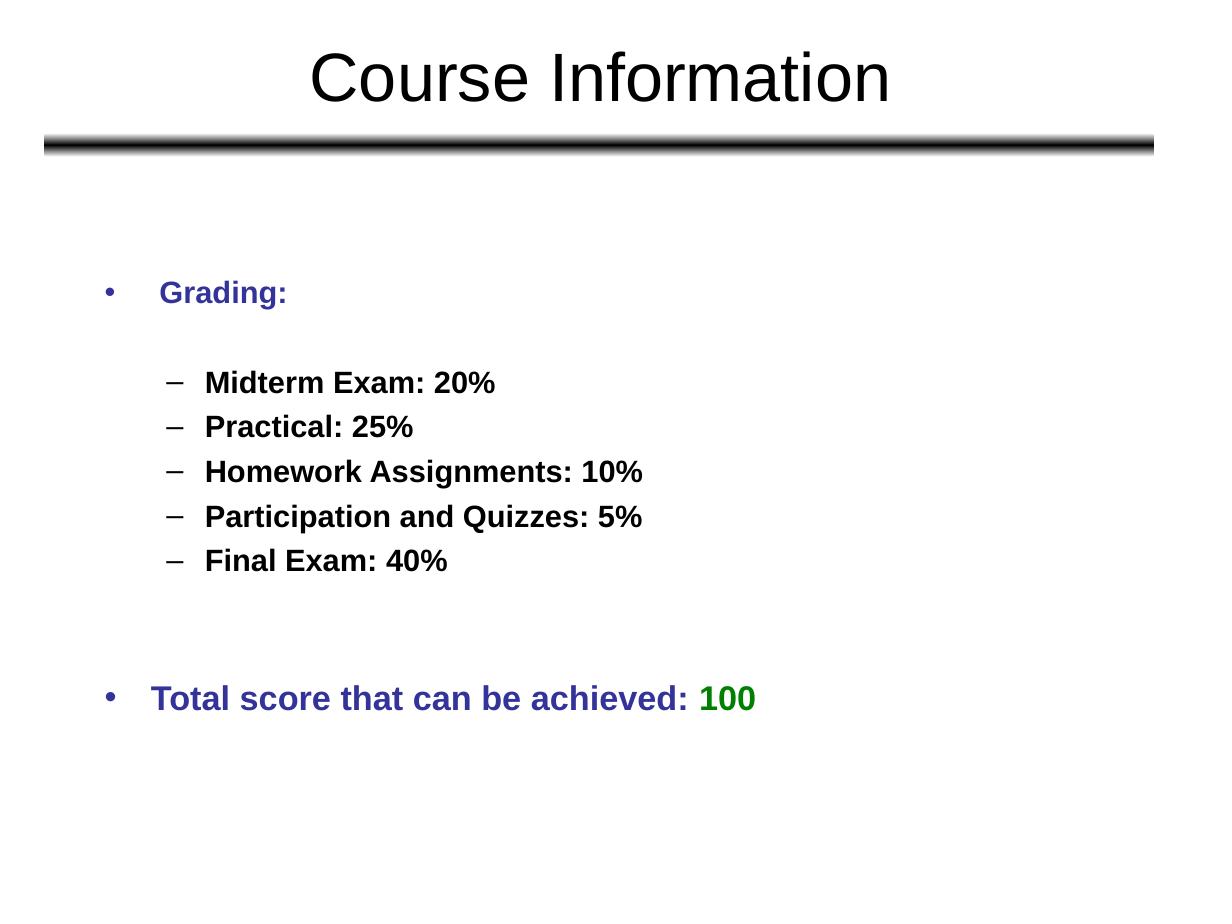
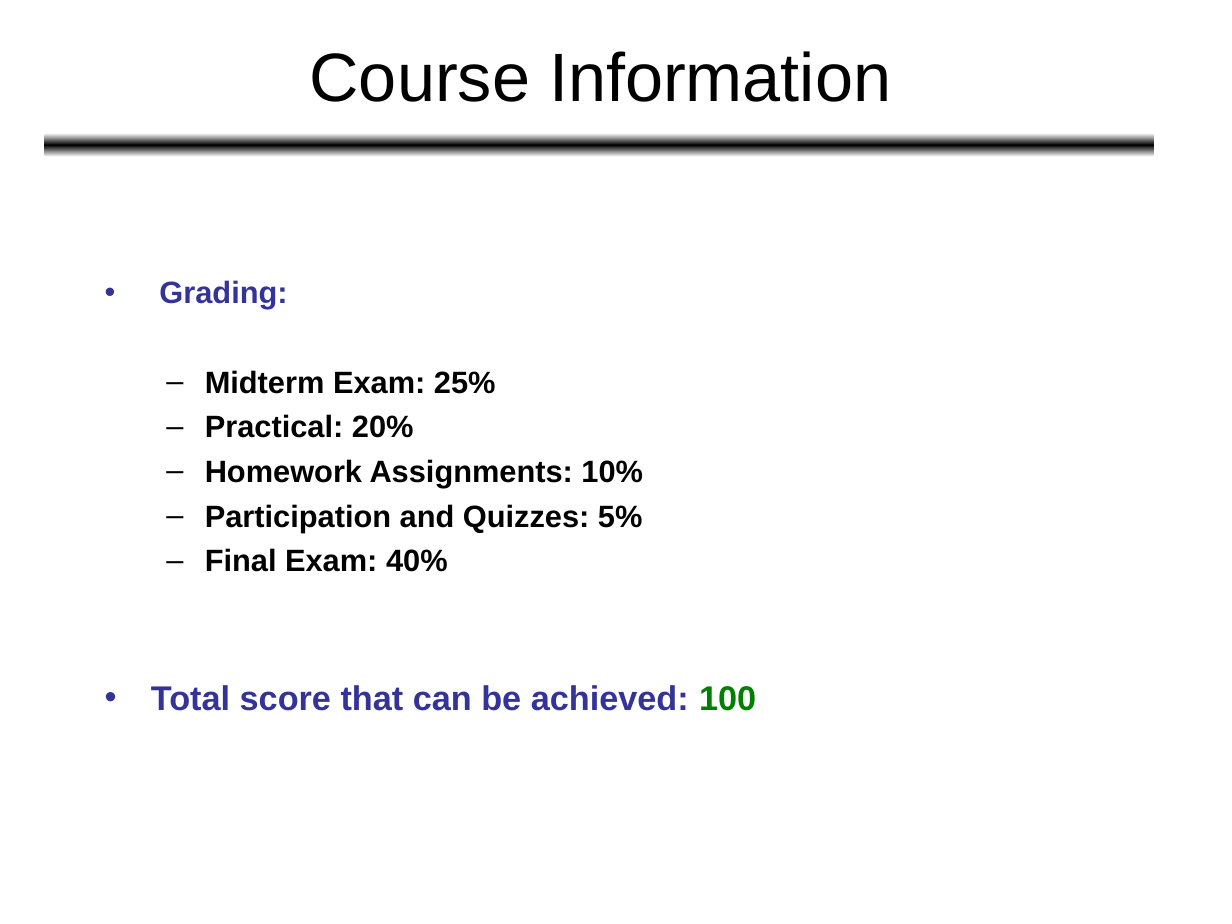
Before and after one commit to HatimAlsuwat/HatimAlsuwat.github.io, a slide deck: slide 5 of algorithms/Lecture 1.ppt. Drawn at 1232x924 pixels with LibreOffice and Linux fonts; fonts in the diff are those of the drawing. Boxes give left, top, right and bottom in pixels: in the first picture for what was removed or moved away, otherwise in the second. Text is boxed around its words. In the diff, an @@ line names an element or a change of style, - is before the commit and + after.

```diff
--- a/algorithms/Lecture 1.ppt
+++ b/algorithms/Lecture 1.ppt
@@ text at <box>205,370,496,438</box>: text changed @@
-  – Midterm Exam: 20%
-  – Practical: 25%
+  – Midterm Exam: 25%
+  – Practical: 20%
```
Also in this commit, not shown: 2 other slides changed, 1 other file.
